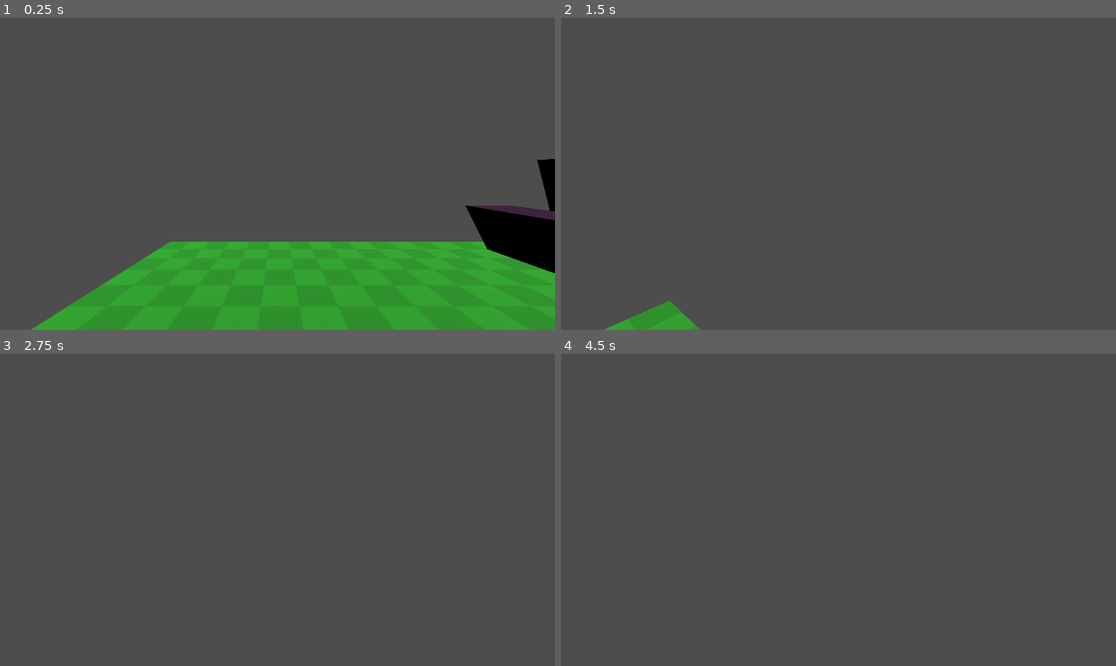
Above: before the commit, frames 1-4 (two rows, left to right).
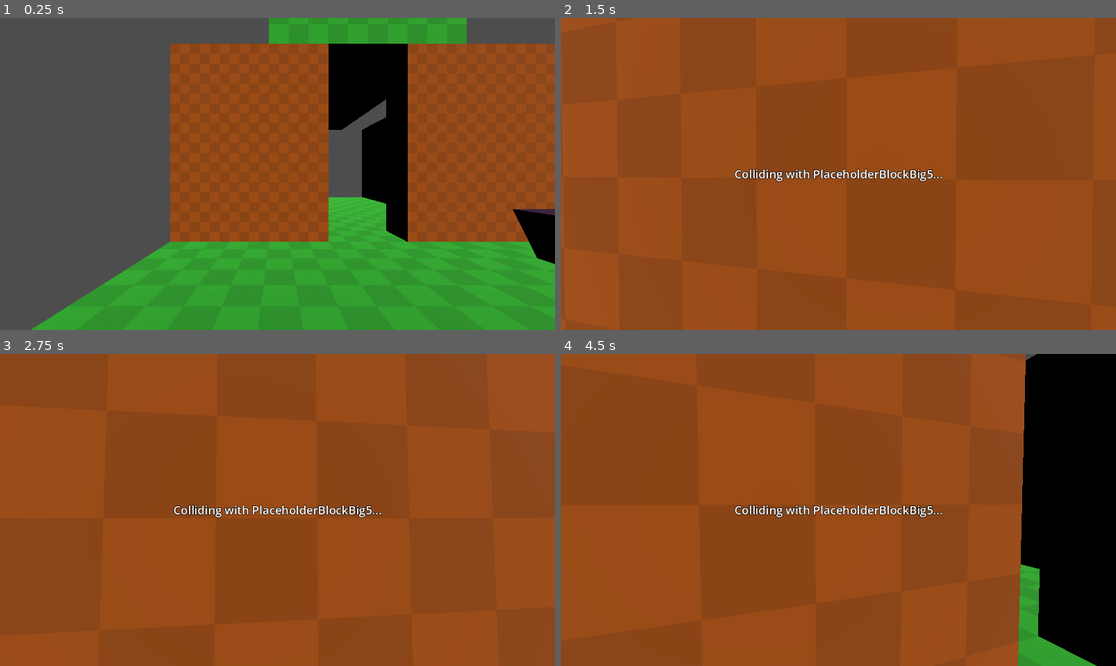
Above: after the commit, the same moments.

Repository: TabathaAGWilliams/AnneBelkAtDark
Game: Godot game, scene res://main.tscn
Two runs of this game, one before a commit and one after it. Both use one fixed random seed, a clock stepped at 60 frames per second and the inputs below. The engine's default icon, where the game draws it, is replaced by a stand-in: a white triangle on a blue panel in a dark square.
Inputs (mouse positions are in pixels of both pictures, inside the frame that each line leads up to):
- Up to frame 1 (0.25 s): no input
- Up to frame 2 (1.5 s): move the mouse to (866, 174) at 0.52 s; hold W (forward) from 0.53 s (still down); tap Space (jump) at 0.77 s; move the mouse to (810, 174) at 1.27 s
- Up to frame 3 (2.75 s): keep holding W (forward); tap Space (jump) at 1.52 s; move the mouse to (288, 503) at 2.02 s
- Up to frame 4 (4.5 s): tap Enter at 2.75 s; move the mouse to (832, 516) at 2.77 s; tap Space (jump) at 3.02, 3.5, 3.77 s; move the mouse to (877, 513) at 3.52 s; tap Escape (camera) at 4.15 s; move the mouse to (672, 463) at 4.27 s; release W (forward) at 4.28 s; hold A (left) from 4.28 s (still down)

The runs differ from the first frame. In frame 1, 45% of the frame differs, in the area x 30-100%, y 0-82%; in frame 2, 100%, in the area x 0-100%, y 0-100%; in frame 3, 100%; in frame 4, 100%.

Commit message:
new camera system. new interacting ray.

Diff:
--- a/character_body_3d.gd
+++ b/character_body_3d.gd
@@ -1,31 +1,32 @@
+#notes: https://www.youtube.com/watch?v=RV-Nwy8N68o
 extends CharacterBody3D
 
-@onready var joint = $Neck
-@onready var camera = $Neck/Eyes
+@export var SPEED = 5.0
+@export var JUMP_VELOCITY = 4.5
+@export var cam_sens : float = 0.2
+@export var cam_min_rot = -80
+@export var cam_max_rot = 90
 
-const SPEED = 5.0
-const JUMP_VELOCITY = 4.5
-
-var camLock = true
-var camSens = 0.01
-var camPitch = 0
+@onready var head = $Head
+var cam_lock : bool = true
+var cam_look_rot : Vector2
 
 func _ready():
 	Input.set_mouse_mode(Input.MOUSE_MODE_CAPTURED)
 
 func _input(event):
 	if event.is_action_pressed("camera"):
-		if camLock:
+		if cam_lock:
 			Input.set_mouse_mode(Input.MOUSE_MODE_VISIBLE)
-		if !camLock:
+		if !cam_lock:
 			Input.set_mouse_mode(Input.MOUSE_MODE_CAPTURED)
-		camLock = not camLock
+		cam_lock = not cam_lock
 
-func _unhandled_input(event):
 	if event is InputEventMouseMotion:
-		if camLock:
-			camera.rotate_x(-event.relative.y * camSens)
-			joint.rotate_y(-event.relative.x * camSens)
+		if cam_lock:
+			cam_look_rot.y -= (event.relative.x * cam_sens)
+			cam_look_rot.x -= (event.relative.y * cam_sens)
+			cam_look_rot.x = clamp(cam_look_rot.x, cam_min_rot, cam_max_rot)
 
 func _physics_process(delta: float) -> void:
 	# Add the gravity.
@@ -40,7 +41,7 @@
 	# Get the input direction and handle the movement/deceleration.
 	# As good practice, you should replace UI actions with custom gameplay actions.
 	var input_dir := Input.get_vector("left", "right", "forward", "backward")
-	var direction = (joint.transform.basis * Vector3(input_dir.x, 0, input_dir.y)).normalized()
+	var direction = (transform.basis * Vector3(input_dir.x, 0, input_dir.y)).normalized()
 	if direction:
 		velocity.x = direction.x * SPEED
 		velocity.z = direction.z * SPEED
@@ -49,3 +50,6 @@
 		velocity.z = move_toward(velocity.z, 0, SPEED)
 
 	move_and_slide()
+
+	head.rotation_degrees.x = cam_look_rot.x
+	rotation_degrees.y = cam_look_rot.y
--- /dev/null
+++ b/chunks/chunk.gd
@@ -0,0 +1,12 @@
+extends Node3D
+class_name chunk
+
+
+# Called when the node enters the scene tree for the first time.
+func _ready() -> void:
+	pass # Replace with function body.
+
+
+# Called every frame. 'delta' is the elapsed time since the previous frame.
+func _process(delta: float) -> void:
+	pass
--- /dev/null
+++ b/chunks/chunk.tscn
@@ -0,0 +1,26 @@
+[gd_scene format=3 uid="uid://7svsb3k1a2ek"]
+
+[ext_resource type="PackedScene" uid="uid://c31cnyn5da65s" path="res://placeholders/blockBig.tscn" id="1_28mp3"]
+[ext_resource type="Script" uid="uid://bfheqfruqdlkv" path="res://chunks/chunk.gd" id="1_lncsb"]
+[ext_resource type="PackedScene" uid="uid://bjsql7wpdkoaj" path="res://placeholders/blockSmall.tscn" id="2_lncsb"]
+
+[node name="Room" type="Node3D" unique_id=2030278793]
+script = ExtResource("1_lncsb")
+
+[node name="PlaceholderBlockBig" parent="." unique_id=1265198934 instance=ExtResource("1_28mp3")]
+transform = Transform3D(10, 0, 0, 0, 1, 0, 0, 0, 10, 0, 0, 0)
+
+[node name="PlaceholderBlockBig4" parent="." unique_id=1931887228 instance=ExtResource("1_28mp3")]
+transform = Transform3D(-4.3711384e-07, 0, 4.9999995, 0, 1, 0, -9.999999, 0, -2.1855692e-07, 0, 6, 0)
+
+[node name="PlaceholderBlockBig2" parent="." unique_id=302175742 instance=ExtResource("2_lncsb")]
+transform = Transform3D(-4.3711384e-07, 0, 0.99999994, 0, 4.9999995, 0, -10, 0, -4.371139e-08, -4.5, 3, 1.9670125e-07)
+
+[node name="PlaceholderBlockBig3" parent="." unique_id=739510691 instance=ExtResource("2_lncsb")]
+transform = Transform3D(-4.3711384e-07, 0, 0.99999994, 0, 4.9999995, 0, -10, 0, -4.371139e-08, 4.5, 3, -1.9670125e-07)
+
+[node name="PlaceholderBlockBig5" parent="." unique_id=1190003275 instance=ExtResource("2_lncsb")]
+transform = Transform3D(-4.371139e-08, 0, 3, 0, 5, 0, -1, 0, -1.3113416e-07, 2.5, 3, -4.5)
+
+[node name="PlaceholderBlockBig6" parent="." unique_id=424920002 instance=ExtResource("2_lncsb")]
+transform = Transform3D(-4.371139e-08, 0, 3, 0, 5, 0, -1, 0, -1.3113416e-07, -2.5, 3, -4.5)
--- /dev/null
+++ b/dunGen.tscn
@@ -0,0 +1,6 @@
+[gd_scene format=3 uid="uid://d2yvu3sc0mjcv"]
+
+[ext_resource type="Script" uid="uid://ctobyrfjb5kmr" path="res://dun_gen.gd" id="1_8gfwy"]
+
+[node name="Node3D" type="Node3D" unique_id=1136227697]
+script = ExtResource("1_8gfwy")
--- /dev/null
+++ b/dun_gen.gd
@@ -0,0 +1,30 @@
+extends Node3D
+
+@export var gridSize : int = 5
+@export var chunkSize : int = 10
+
+
+
+# Called when the node enters the scene tree for the first time.
+func _ready() -> void:
+	var grid = []
+	for i in range(gridSize):
+		var row =  []
+		for j in range(gridSize):
+			row.append(0)
+		grid.append(row)
+
+
+
+
+func roomSpawn(scene: PackedScene, connect_to: Vector3, side: Vector3):
+	var room: Node3D = scene.instantiate()
+	var x = side * chunkSize
+	add_child(room)
+	room.look_at_from_position(connect_to + x, connect_to, Vector3.UP)
+
+	return room
+
+# Called every frame. 'delta' is the elapsed time since the previous frame.
+func _process(delta: float) -> void:
+	pass
--- /dev/null
+++ b/interactRay.tscn
@@ -0,0 +1,23 @@
+[gd_scene format=3 uid="uid://dr65e63elaebd"]
+
+[ext_resource type="Script" uid="uid://hj4sbqo26acd" path="res://interact_ray.gd" id="1_4xdc8"]
+
+[node name="RayCast3D" type="RayCast3D" unique_id=1418450754]
+target_position = Vector3(0, 0, -4)
+script = ExtResource("1_4xdc8")
+
+[node name="Label" type="Label" parent="." unique_id=1574171366]
+anchors_preset = 14
+anchor_top = 0.5
+anchor_right = 1.0
+anchor_bottom = 0.5
+offset_top = -11.5
+offset_bottom = 11.5
+grow_horizontal = 2
+grow_vertical = 2
+theme_override_colors/font_outline_color = Color(0, 0, 0, 1)
+theme_override_constants/outline_size = 4
+theme_override_font_sizes/font_size = 24
+text = "Prompt
+[KEY]"
+horizontal_alignment = 1
--- /dev/null
+++ b/interact_ray.gd
@@ -0,0 +1,20 @@
+extends RayCast3D
+@onready var label = $Label
+
+# Called when the node enters the scene tree for the first time.
+func _ready() -> void:
+	pass # Replace with function body.
+
+
+# Called every frame. 'delta' is the elapsed time since the previous frame.
+func _process(delta: float) -> void:
+	label.text = ""
+
+	if is_colliding():
+		var collider = get_collider()
+
+		print("Colliding with " + collider.name + "...")
+		label.text = "Colliding with " + collider.name + "..."
+	else:
+		print("Not colliding...")
+		label.text = ""
--- /dev/null
+++ b/interactables/door.tscn
@@ -0,0 +1,24 @@
+[gd_scene format=3 uid="uid://dhytc554n8u3m"]
+
+[ext_resource type="Texture2D" uid="uid://csgjf8aan5a3w" path="res://placeholders/texture_11.png" id="1_8rerx"]
+
+[sub_resource type="BoxShape3D" id="BoxShape3D_yney3"]
+
+[sub_resource type="StandardMaterial3D" id="StandardMaterial3D_1ts7s"]
+albedo_color = Color(0.93333334, 0.21960784, 1, 1)
+albedo_texture = ExtResource("1_8rerx")
+uv1_triplanar = true
+uv1_world_triplanar = true
+
+[sub_resource type="BoxMesh" id="BoxMesh_72qb0"]
+material = SubResource("StandardMaterial3D_1ts7s")
+size = Vector3(1, 2, 2)
+
+[node name="StaticBody3D" type="StaticBody3D" unique_id=983979232]
+
+[node name="CollisionShape3D" type="CollisionShape3D" parent="." unique_id=389261368]
+transform = Transform3D(1, 0, 0, 0, 2, 0, 0, 0, 2, 0, 0, 0)
+shape = SubResource("BoxShape3D_yney3")
+
+[node name="MeshInstance3D" type="MeshInstance3D" parent="." unique_id=1244480359]
+mesh = SubResource("BoxMesh_72qb0")
--- a/main.gd
+++ b/main.gd
@@ -1,25 +1,21 @@
 extends Node
 
-@export var room_scene1: PackedScene
+var room_scene1: PackedScene = preload("res://chunks/roomEnter.tscn")
 @export var room_scene2: PackedScene
 @export var room_scene3: PackedScene
 @export var room_scene4: PackedScene
 
 # Called when the node enters the scene tree for the first time.
 func _ready() -> void:
-	var room1: Node3D = room_scene1.instantiate()
-	var connect_to: Vector3 = $Spawn.position
-	var x = Vector3(0, 0, 10)
-	add_child(room1)
-	#room1.global_scale(Vector3(2,2,2))
-	room1.look_at_from_position(connect_to + x, connect_to, Vector3.UP)
 
+	var room1 = roomSpawn(room_scene1, $Spawn.position, Vector3.BACK)
 	var room2 = roomSpawn(room_scene2, room1.position, Vector3.BACK)
 	var room3 = roomSpawn(room_scene3, room2.position, Vector3.BACK)
 	var room4 = roomSpawn(room_scene2, room3.position, Vector3.LEFT)
 	roomSpawn(room_scene3, room4.position, Vector3.FORWARD)
 
 	roomSpawn(room_scene4, $Spawn.position, Vector3.RIGHT)
+	roomSpawn(room_scene1, $Spawn.position, Vector3.FORWARD)
 
 func roomSpawn(scene: PackedScene, connect_to: Vector3, side: Vector3):
 	var room: Node3D = scene.instantiate()
--- a/main.tscn
+++ b/main.tscn
@@ -3,12 +3,12 @@
 [ext_resource type="PackedScene" uid="uid://q2klijpc0h10" path="res://player.tscn" id="1_ig7tw"]
 [ext_resource type="Script" uid="uid://dcs2bnag64uq0" path="res://main.gd" id="1_lquwl"]
 [ext_resource type="PackedScene" uid="uid://c31cnyn5da65s" path="res://placeholders/blockBig.tscn" id="2_1bvp3"]
-[ext_resource type="PackedScene" uid="uid://ds127mk1qyjdw" path="res://roomEnter.tscn" id="2_7mycd"]
-[ext_resource type="PackedScene" uid="uid://dgnlufr5fhpk0" path="res://roomHall.tscn" id="3_272bh"]
+[ext_resource type="PackedScene" uid="uid://ds127mk1qyjdw" path="res://chunks/roomEnter.tscn" id="2_7mycd"]
+[ext_resource type="PackedScene" uid="uid://dgnlufr5fhpk0" path="res://chunks/roomHall.tscn" id="3_272bh"]
 [ext_resource type="PackedScene" uid="uid://bjsql7wpdkoaj" path="res://placeholders/blockSmall.tscn" id="3_lquwl"]
-[ext_resource type="PackedScene" uid="uid://8do6yi6rm0f0" path="res://roomCorner.tscn" id="4_5vw27"]
+[ext_resource type="PackedScene" uid="uid://8do6yi6rm0f0" path="res://chunks/roomCorner.tscn" id="4_5vw27"]
 [ext_resource type="PackedScene" uid="uid://dgu5d17jq7xsw" path="res://placeholders/mesh.tscn" id="4_7mycd"]
-[ext_resource type="PackedScene" uid="uid://bsy0jjdexikhc" path="res://pond.tscn" id="5_kek77"]
+[ext_resource type="PackedScene" uid="uid://bsy0jjdexikhc" path="res://chunks/pond.tscn" id="5_kek77"]
 
 [node name="Node" type="Node" unique_id=129206342]
 script = ExtResource("1_lquwl")
@@ -21,27 +21,30 @@
 transform = Transform3D(0.6830126, 0.56565005, 0.46209687, -0.7071067, 0.35355332, 0.6123726, 0.18301274, -0.74501014, 0.6414565, 0, 10, 0)
 
 [node name="CharacterBody3D" parent="." unique_id=370080723 instance=ExtResource("1_ig7tw")]
-transform = Transform3D(1, 0, 0, 0, 1, 0, 0, 0, 1, -1.7842515, 2, 0.63663054)
+transform = Transform3D(1, 0, 0, 0, 1, 0, 0, 0, 1, -2.2842512, 2, 0.13663054)
 
-[node name="Spawn" parent="." unique_id=1265198934 instance=ExtResource("2_1bvp3")]
-transform = Transform3D(10, 0, 0, 0, 1, 0, 0, 0, 10, 0.5, 0, 0.5)
+[node name="Spawn" type="Node3D" parent="." unique_id=1427891432]
 
-[node name="PlaceholderBlockBig5" parent="." unique_id=1873084111 instance=ExtResource("4_7mycd")]
+[node name="Tree" type="Node3D" parent="Spawn" unique_id=55274041]
+transform = Transform3D(1, 0, 0, 0, 1, 0, 0, 0, 1, -2.5, 0, 2.5)
+
+[node name="PlaceholderBlockBig" parent="Spawn/Tree" unique_id=451461153 instance=ExtResource("3_lquwl")]
+transform = Transform3D(1, 0, 0, 0, 3, 0, 0, 0, 1, 0, 2, 0)
+
+[node name="PlaceholderBlockBig3" parent="Spawn/Tree" unique_id=536302914 instance=ExtResource("2_1bvp3")]
+transform = Transform3D(3, 0, 0, 0, 3, 0, 0, 0, 3, 0, 5, 0)
+
+[node name="PlaceholderBlockBig4" parent="Spawn/Tree" unique_id=1434631243 instance=ExtResource("2_1bvp3")]
+transform = Transform3D(4, 0, 0, 0, 2, 0, 0, 0, 4, 0, 5, 0)
+
+[node name="PlaceholderBlockBig" parent="Spawn" unique_id=1265198934 instance=ExtResource("2_1bvp3")]
+transform = Transform3D(10, 0, 0, 0, 1, 0, 0, 0, 10, 0, 0, 0)
+
+[node name="PlaceholderBlockBig5" parent="Spawn" unique_id=1873084111 instance=ExtResource("4_7mycd")]
 transform = Transform3D(1, 0, 0, 0, 2, 0, 0, 0, 1, 4, 1.5, -3)
 
-[node name="PlaceholderBlockBig6" parent="." unique_id=1918729304 instance=ExtResource("4_7mycd")]
+[node name="PlaceholderBlockBig6" parent="Spawn" unique_id=1918729304 instance=ExtResource("4_7mycd")]
 transform = Transform3D(1, 0, 0, 0, 1, 0, 0, 0, 2, 3, 1, -3)
 
-[node name="PlaceholderBlockBig7" parent="." unique_id=1981625262 instance=ExtResource("4_7mycd")]
-transform = Transform3D(3, 0, 0, 0, 0.5, 0, 0, 0, 1, 6, 3.25, -3)
-
-[node name="Tree" type="Node3D" parent="." unique_id=55274041]
-
-[node name="PlaceholderBlockBig" parent="Tree" unique_id=451461153 instance=ExtResource("3_lquwl")]
-transform = Transform3D(1, 0, 0, 0, 3, 0, 0, 0, 1, -2, 2, 3)
-
-[node name="PlaceholderBlockBig3" parent="Tree" unique_id=536302914 instance=ExtResource("2_1bvp3")]
-transform = Transform3D(3, 0, 0, 0, 3, 0, 0, 0, 3, -2, 5, 3)
-
-[node name="PlaceholderBlockBig4" parent="Tree" unique_id=1434631243 instance=ExtResource("2_1bvp3")]
-transform = Transform3D(4, 0, 0, 0, 2, 0, 0, 0, 4, -2, 5, 3)
+[node name="PlaceholderBlockBig7" parent="Spawn" unique_id=1981625262 instance=ExtResource("4_7mycd")]
+transform = Transform3D(-1.3113416e-07, 0, -1, 0, 0.5, 0, 3, 0, -4.371139e-08, 5, 3.25, 1.5)
--- a/player.tscn
+++ b/player.tscn
@@ -1,16 +1,11 @@
 [gd_scene format=3 uid="uid://q2klijpc0h10"]
 
 [ext_resource type="Script" uid="uid://ci1ep5kyp77nf" path="res://character_body_3d.gd" id="1_4flbx"]
-[ext_resource type="Texture2D" uid="uid://c7dtx3w8gtvq6" path="res://placeholders/icon.svg" id="2_onrkg"]
+[ext_resource type="PackedScene" uid="uid://dr65e63elaebd" path="res://interactRay.tscn" id="3_i3pqv"]
 
 [sub_resource type="CapsuleShape3D" id="CapsuleShape3D_onrkg"]
 
-[sub_resource type="StandardMaterial3D" id="StandardMaterial3D_i3pqv"]
-albedo_texture = ExtResource("2_onrkg")
-uv1_scale = Vector3(10, 10, 10)
-
 [sub_resource type="CapsuleMesh" id="CapsuleMesh_4flbx"]
-material = SubResource("StandardMaterial3D_i3pqv")
 
 [node name="CharacterBody3D" type="CharacterBody3D" unique_id=370080723]
 script = ExtResource("1_4flbx")
@@ -21,7 +16,9 @@
 [node name="MeshInstance3D" type="MeshInstance3D" parent="." unique_id=894009507]
 mesh = SubResource("CapsuleMesh_4flbx")
 
-[node name="Neck" type="Node3D" parent="." unique_id=2117274756]
+[node name="Head" type="Node3D" parent="." unique_id=2117274756]
 transform = Transform3D(1, 0, 0, 0, 1, 0, 0, 0, 1, 0, 0.5, 0)
 
-[node name="Eyes" type="Camera3D" parent="Neck" unique_id=1101009581]
+[node name="RayCast3D" parent="Head" unique_id=1418450754 instance=ExtResource("3_i3pqv")]
+
+[node name="Eyes" type="Camera3D" parent="Head" unique_id=1101009581]
Not shown, added: chunks/chunk.gd.uid
Renamed: pond.tscn -> chunks/pond.tscn
Renamed: roomCorner.tscn -> chunks/roomCorner.tscn
Renamed: roomEnter.tscn -> chunks/roomEnter.tscn
Renamed: roomHall.tscn -> chunks/roomHall.tscn
Not shown, added: dun_gen.gd.uid
Not shown, added: interact_ray.gd.uid
